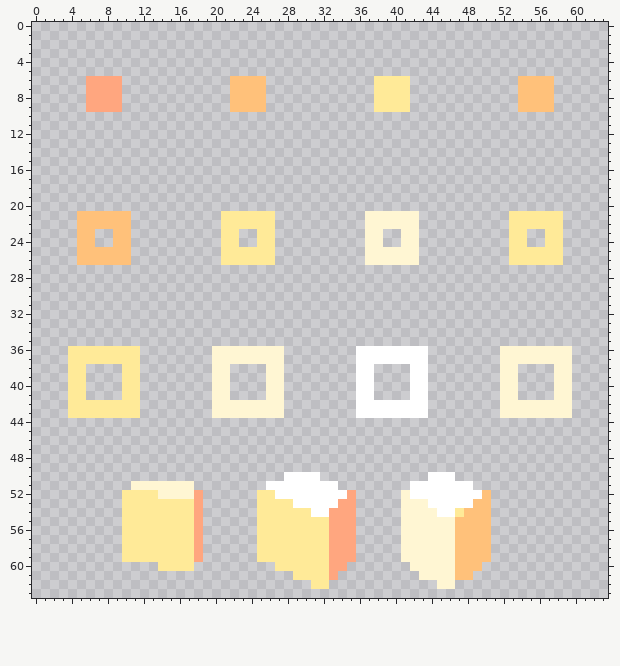
Pixel-art file, stored at Platformer/Content/spellexp.aseprite. The first picture shows the starting point.
64x64 pixels, 1 frame.
After the commit:
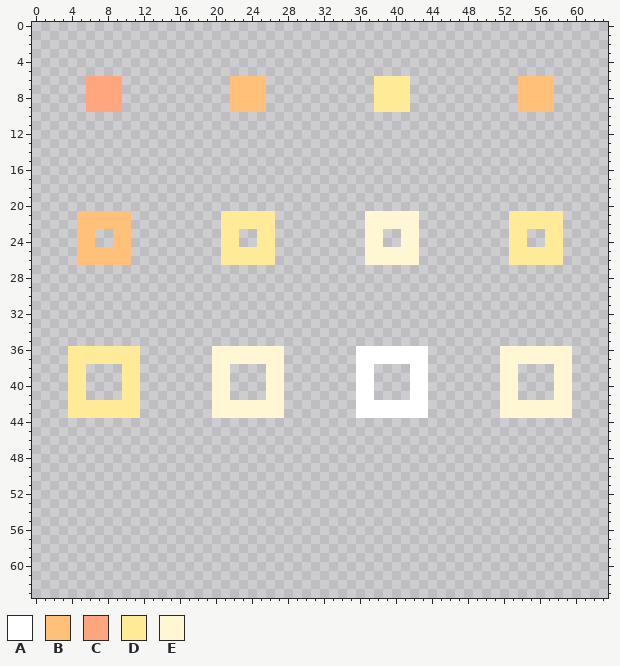
Palette (. is transparent): A #ffffff  B #ffc17a  C #ffa67f  D #ffea98  E #fff6d3
Changes in this commit:
The edit erases colour A in row 50 at x 28 to 31 and 44 to 46; in row 51 at x 26 to 33 and 42 to 48; in row 52 at x 27 to 34 and 42 to 49; in row 53 at x 29 to 33 and 44 to 48; in row 54 at x 31 to 32 and 45 to 46.
The edit erases colour B in row 52 at x 50; in row 53 at x 49 to 50; in row 54 at x 48 to 50; in rows 55 to 59 at x 47 to 50; in row 60 at x 47 to 49; in row 61 at x 47 to 48.
The edit erases colour C in row 52 at x 18 and 35; in row 53 at x 18 and 34 to 35; in rows 54 to 59 at x 18 and 33 to 35; in row 60 at x 33 to 34; in row 61 at x 33.
The edit erases colour D in row 52 at x 10 to 13 and 25 to 26; in row 53 at x 10 to 17 and 25 to 28; in row 54 at x 10 to 17, 25 to 30 and 47; in rows 55 to 59 at x 10 to 17 and 25 to 32; in row 60 at x 14 to 17 and 27 to 32; in row 61 at x 29 to 32.
The edit erases colour D in row 62 at x 31 to 32.
The edit erases colour E in row 51 at x 11 to 17; in row 52 at x 14 to 17 and 41; in row 53 at x 41 to 43; in row 54 at x 41 to 44; in rows 55 to 59 at x 41 to 46; in row 60 at x 42 to 46.
The edit erases colour E in row 61 at x 43 to 46; in row 62 at x 45 to 46.
